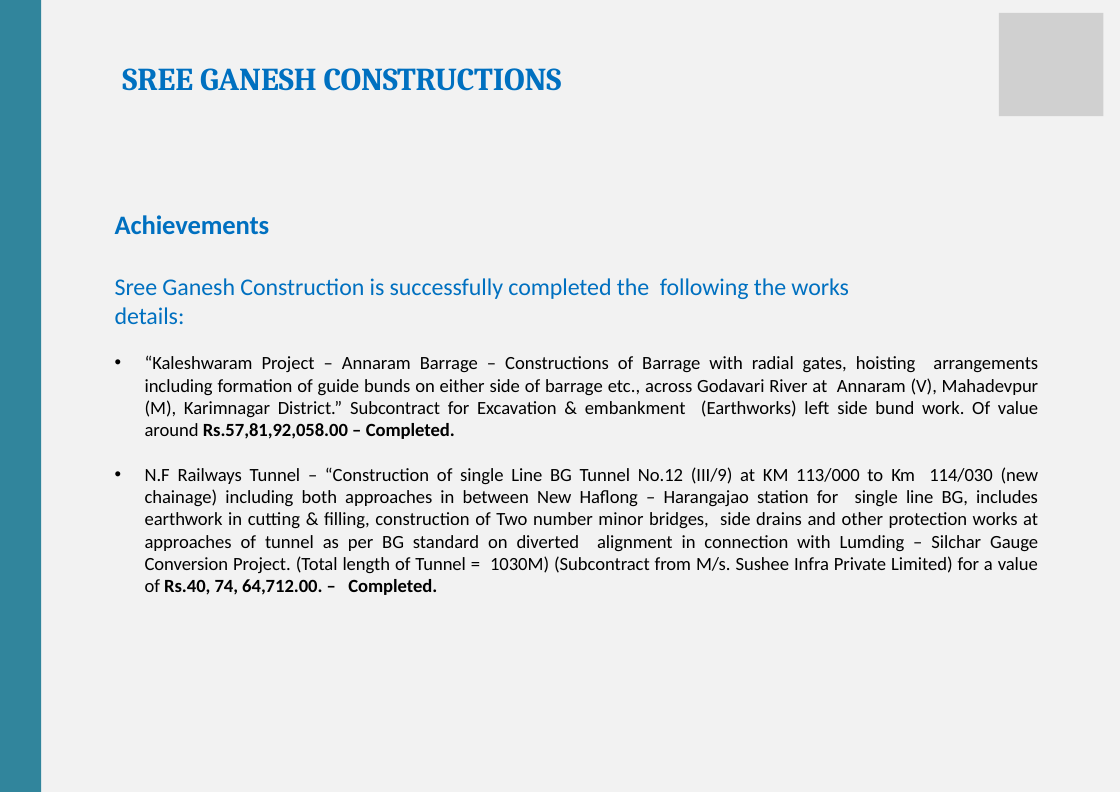
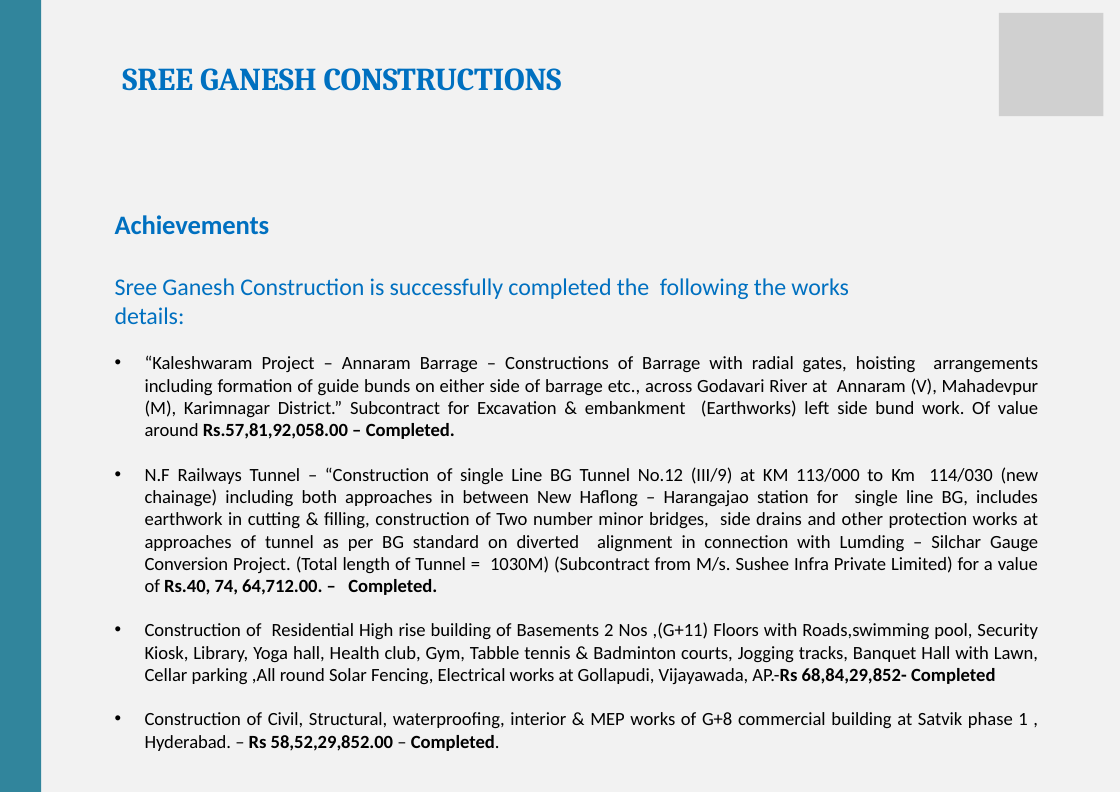
Before and after one commit to mintuhouse/sreeganesh, a slide deck: slide 5 of downloads/SGC_Profile.pptx. Drawn at 1120x792 pixels with LibreOffice and Linux fonts; fonts in the diff are those of the drawing; grey boxes stand for pictures. Boxes give left, top, right and bottom in pixels: in the first picture for what was removed or moved away, otherwise in the second. Text is boxed around its words. In the diff, an @@ line names an element or a change of style, - is before the commit and + after.

```diff
--- a/downloads/SGC_Profile.pptx
+++ b/downloads/SGC_Profile.pptx
@@ text at (x1=145, y1=622, x2=1038, y2=751): paragraphs added @@
+• Construction of Residential High rise building of Basements 2 Nos ,(G+11) Floors with Roads,swimming pool, Security Kiosk, Library, Yoga hall, Health club, Gym, Tabble tennis & Badminton courts, Jogging tracks, Banquet Hall with Lawn, Cellar parking ,All round Solar Fencing, Electrical works at Gollapudi, Vijayawada, AP.-Rs 68,84,29,852- Completed
+• Construction of Civil, Structural, waterproofing, interior & MEP works of G+8 commercial building at Satvik phase 1 , Hyderabad. – Rs 58,52,29,852.00 – Completed.
```
Also in this commit, not shown: 3 other slides changed, 1 other file.
